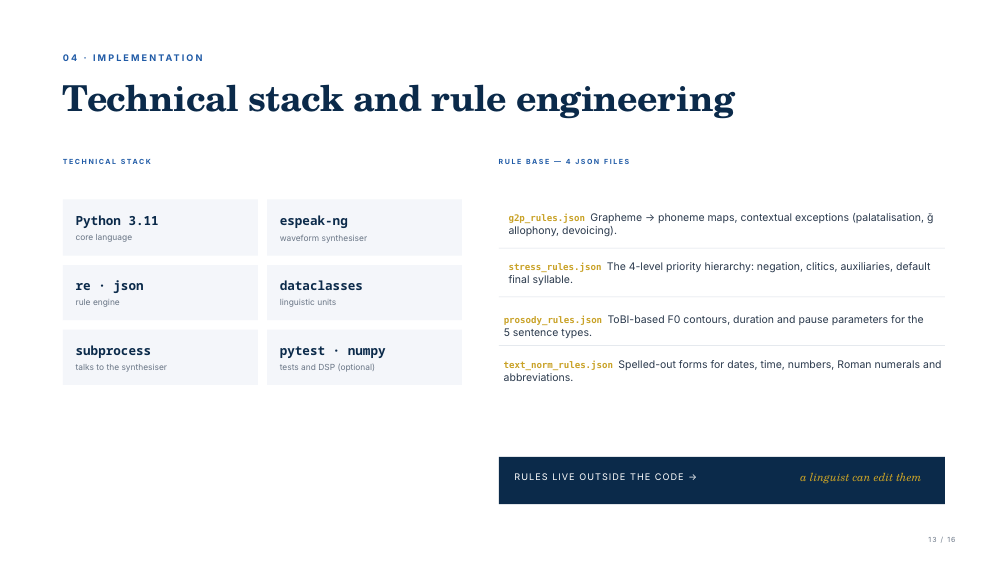
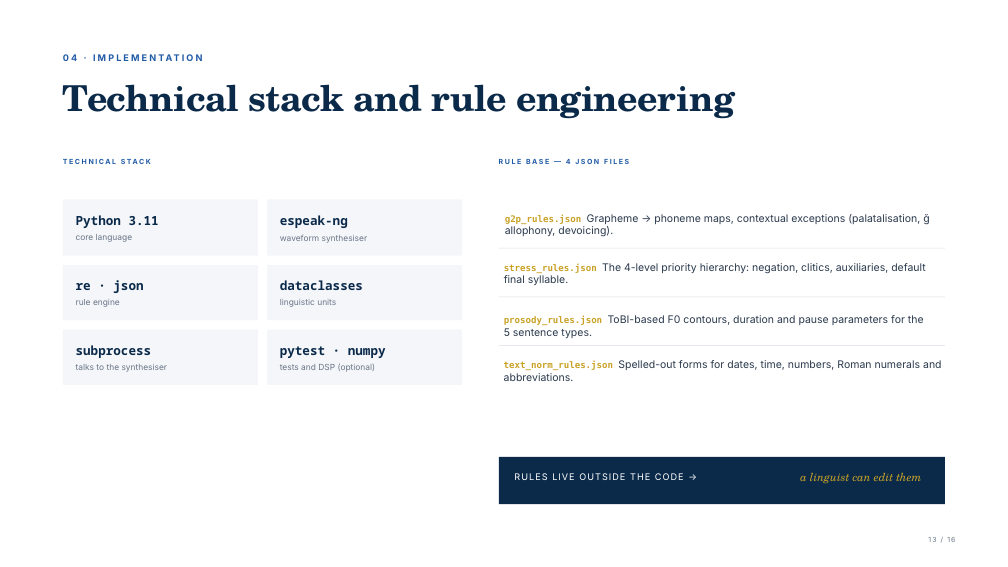
Before and after one commit to ulvibashir/TTS-system-for-Azerbaijani-language, a slide deck: slide 13 of 04_Result/presentation.pptx. Drawn at 1008x567 pixels with LibreOffice and Linux fonts; fonts in the diff are those of the drawing; background and template pictures are left out. Boxes give left, top, right and bottom in pixels: in the first picture for what was removed or moved away, otherwise in the second. Text is boxed around its words. In the diff, an @@ line names an element or a change of style, - is before the commit and + after.

```diff
--- a/04_Result/presentation.pptx
+++ b/04_Result/presentation.pptx
@@ text "g2p_rules.json Grapheme → phoneme maps, ...": place and size @@
-text "g2p_rules.json Grapheme → phoneme maps, ..." at box(509, 213, 933, 236)
+text "g2p_rules.json Grapheme → phoneme maps, ..." at box(505, 214, 929, 237)
@@ text "stress_rules.json The 4-level priority hierarchy: ...": place and size @@
-text "stress_rules.json The 4-level priority hierarchy: ..." at box(509, 262, 930, 285)
+text "stress_rules.json The 4-level priority hierarchy: ..." at box(504, 263, 925, 285)
```
Also in this commit, not shown: 7 other slides changed.
